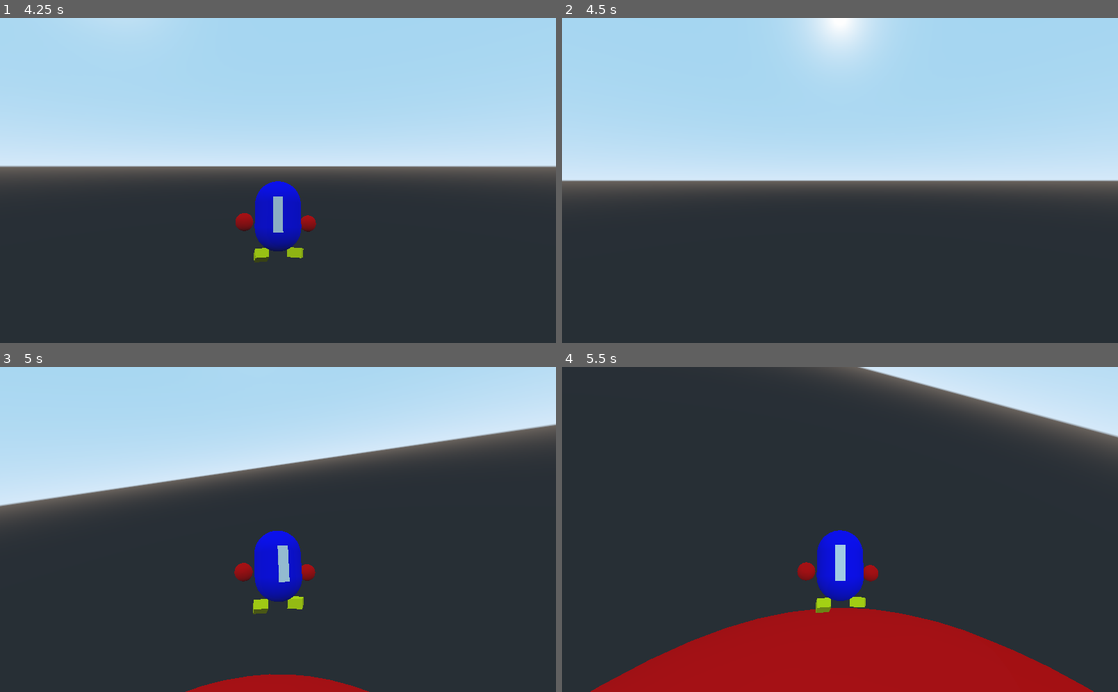
Above: before the commit, frames 1-4 (two rows, left to right).
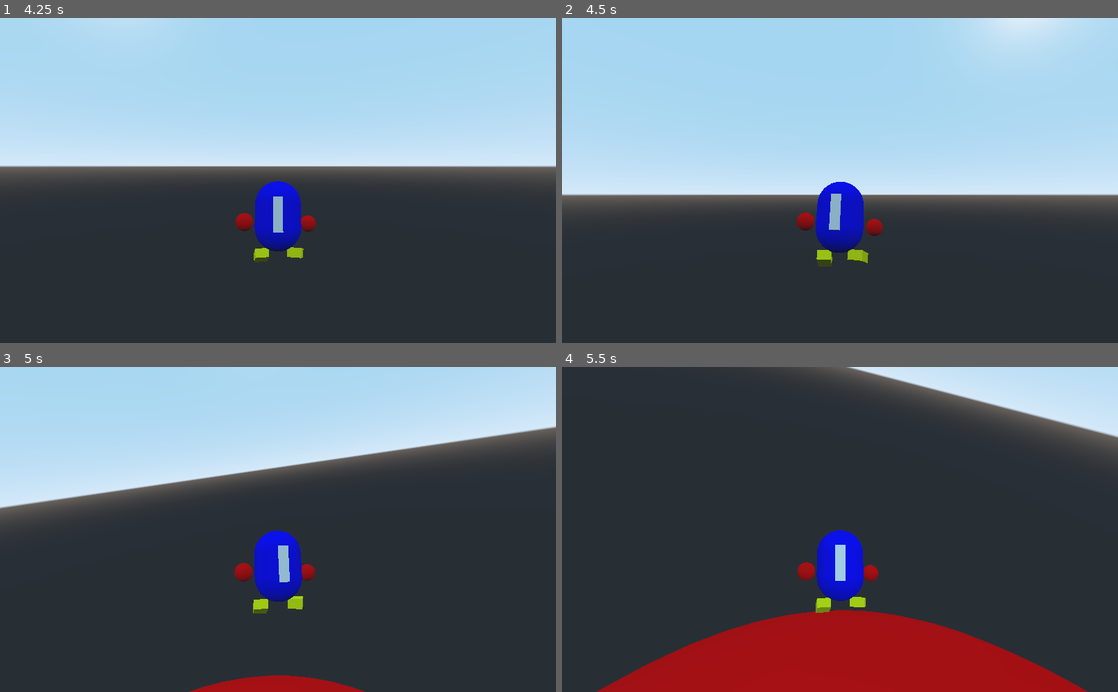
Above: after the commit, the same moments.

Repository: Sacristan/ASStro
Game: Godot game, scene res://scenes/levels/level1.tscn
The game is run twice, just before and just after one commit, with the same random seed, the same clock (stepped at 60 frames per second) and the same inputs.
Inputs (mouse positions are in pixels of both pictures, inside the frame that each line leads up to):
- Up to frame 1 (4.25 s): move the mouse to (305, 180) at 0.52 s; hold W (move_forward) from 0.53 s (still down); right-click (305, 180) at 0.6 s; click (305, 180) at 0.77 s; move the mouse to (250, 180) at 1.27 s; right-click (250, 180) at 1.35 s; click (250, 180) at 1.52 s; move the mouse to (289, 174) at 2.02 s; right-click (289, 174) at 2.1 s; move the mouse to (272, 187) at 2.77 s; right-click (272, 187) at 2.85 s; click (272, 187) at 3.02 s; move the mouse to (316, 183) at 3.52 s; right-click (316, 183) at 3.6 s; click (316, 183) at 3.77 s
- Up to frame 2 (4.5 s): keep holding W (move_forward); move the mouse to (795, 177) at 4.27 s; right-click (795, 177) at 4.35 s
- Up to frame 3 (5 s): keep holding W (move_forward); click (233, 526) at 4.52 s
- Up to frame 4 (5.5 s): keep holding W (move_forward); move the mouse to (845, 529) at 5.02 s; right-click (845, 529) at 5.1 s

Frame 1 is identical in both runs. In frame 2, 12% of the frame differs, in the area x 0-100%, y 0-77%; in frame 3, 1.2%; in frame 4, 1.2%.

Commit message:
handle onGameOver

Diff:
--- a/AstroSomething/Global.gd
+++ b/AstroSomething/Global.gd
@@ -1,6 +1,10 @@
 extends Node
 
 var player: Player = null
+var gameManager: GameManager = null
+
+func retryGame():
+	get_tree().reload_current_scene()
 
 func wait(time):
 	return get_tree().create_timer(time, false)
--- a/AstroSomething/scenes/levels/level1.tscn
+++ b/AstroSomething/scenes/levels/level1.tscn
@@ -8,7 +8,7 @@
 script = ExtResource( 4 )
 
 [node name="LevelBounds" type="CSGBox" parent="."]
-transform = Transform( 114.433, 0, 0, 0, 100, 0, 0, 0, 174.43, -0.35482, 0, 35.7541 )
+transform = Transform( 114.433, 0, 0, 0, 100, 0, 0, 0, 174.43, -0.477142, 0.226036, 35.6863 )
 visible = false
 width = 1.0
 height = 1.0
@@ -18,7 +18,7 @@
 transform = Transform( 50, 0, 0, 0, 50, 0, 0, 0, 50, 0, 0, 0 )
 
 [node name="ASSteroid2" parent="." instance=ExtResource( 1 )]
-transform = Transform( 40, 0, 0, 0, 40, 0, 0, 0, 40, 0, 0, 81.1147 )
+transform = Transform( 40, 0, 0, 0, 40, 0, 0, 0, 40, 0, 0, 75.0484 )
 
 [node name="Player" parent="." instance=ExtResource( 2 )]
 transform = Transform( 1, 0, 0, 0, 1, 0, 0, 0, 1, 4.95534, 34.5094, -5.25071 )
--- a/AstroSomething/src/GameManager.gd
+++ b/AstroSomething/src/GameManager.gd
@@ -7,16 +7,18 @@
 var gameOver = false
 
 func _ready():
+	Global.gameManager = self
+
 	set_physics_process(false)
 	yield(Global.wait(1), "timeout")
 	set_physics_process(true)
+
+	connect("onGameOver", self, "gameOver")
 
 func _physics_process(delta):
 	if(!gameOver && !testPlayerBounds()):
 		gameOver = true
 		emit_signal("onGameOver")
-		yield(Global.wait(1), "timeout")
-		retryGame()
 
 func testPlayerBounds():
 	var playerBounds = AABB(Global.player.global_transform.origin, Vector3.ONE)
@@ -24,5 +26,6 @@
 #	print("intersects %s"%intersects)
 	return intersects
 
-func retryGame():
-	get_tree().reload_current_scene()
+func gameOver():
+	yield(Global.wait(1), "timeout")
+	Global.retryGame()
